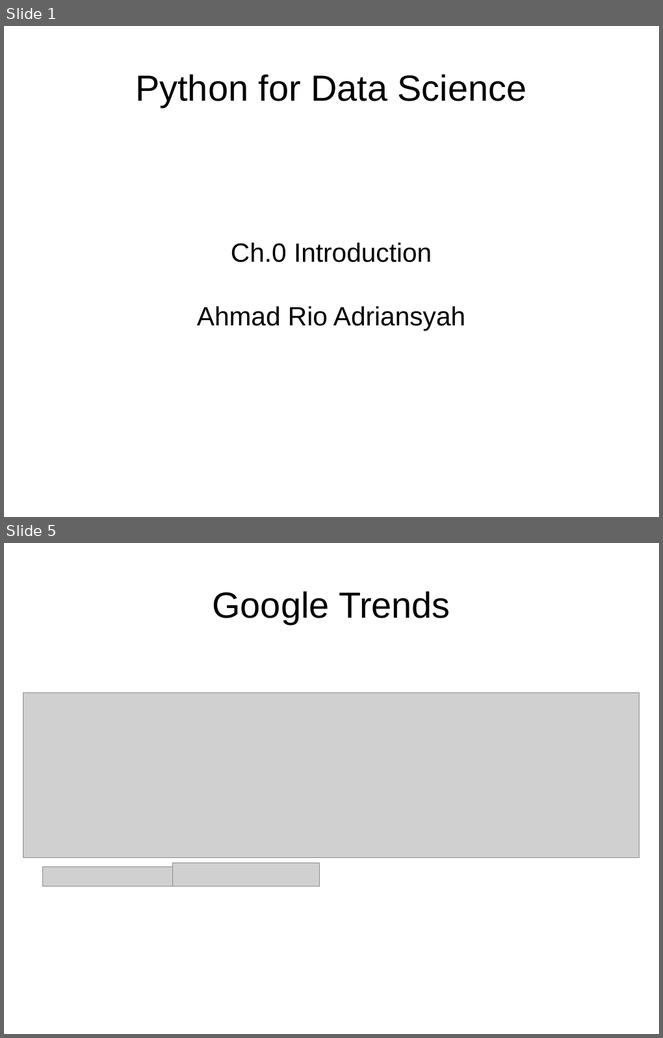
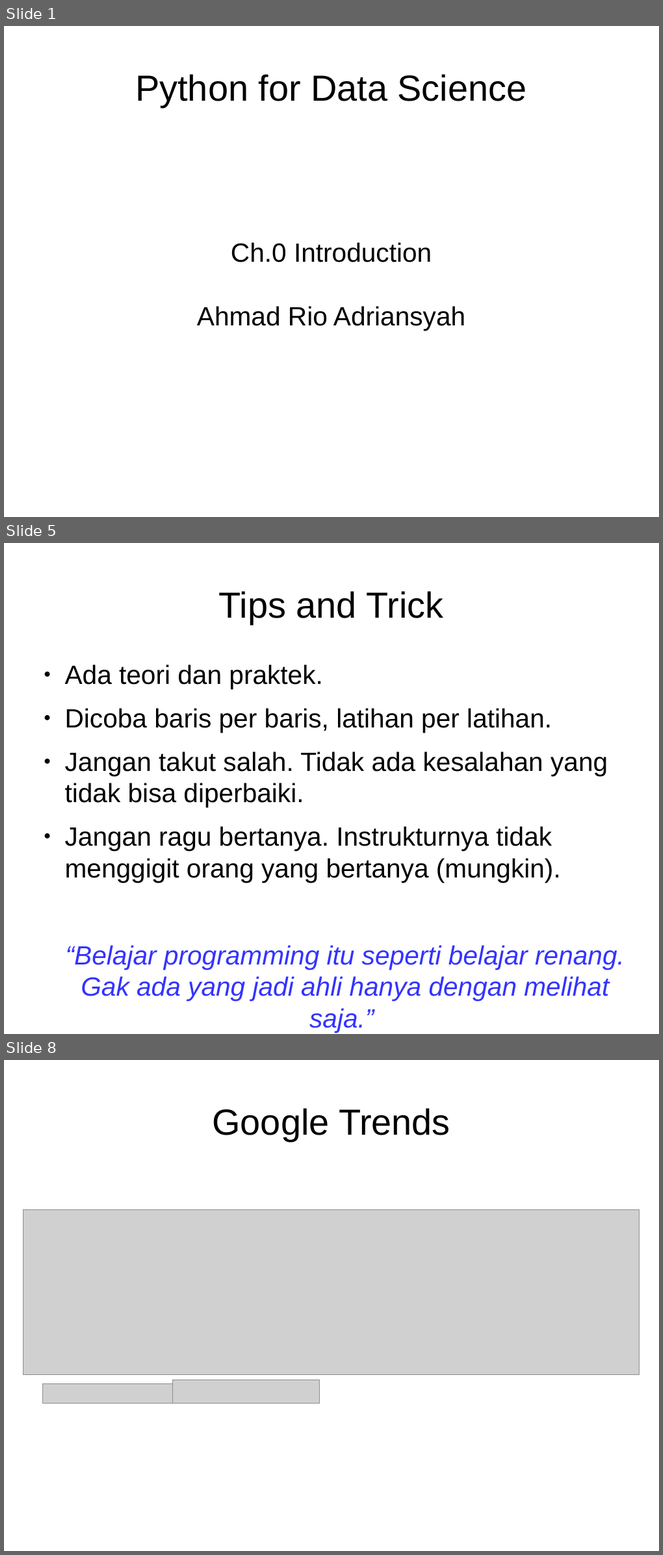
Before and after one commit to Arasy/SlidePythonDataScience, a slide deck: Ch0-Intro.odp. Shown one above the other, each under a label of ours: slides 1 and 5 before the commit, slides 1, 5 and 8 after it; the slides between them are not shown. The pictures are 663x1038 and 663x1555 pixels, drawn with LibreOffice and Linux fonts; fonts in the diff are those of the drawing; grey boxes stand for pictures. Boxes give left, top, right and bottom in pixels: in the first picture for what was removed or moved away, otherwise in the second. Text is boxed around its words. In the diff, an @@ line names an element or a change of style, - is before the commit and + after.

```diff
--- a/Ch0-Intro.odp
+++ b/Ch0-Intro.odp
@@ slide 5 added at <box>4,543,659,1034</box>, background #FFFFFF @@
@@ title added at <box>219,591,444,624</box>, 44 pt, text #000000 @@
+Tips and Trick
@@ text added at <box>65,665,625,1001</box>, 32 pt, text #000000 @@
+● Ada teori dan praktek.
+● Dicoba baris per baris, latihan per latihan.
+● Jangan takut salah. Tidak ada kesalahan yang tidak bisa diperbaiki.
+● Jangan ragu bertanya. Instrukturnya tidak menggigit orang yang bertanya (mungkin).
+“Belajar programming itu seperti belajar renang. Gak ada yang jadi ahli hanya dengan melihat saja.”
@@ what was slide 5 is now slide 8 @@
```
Also in this commit, not shown: 2 slides changed, 3 other slides added, 1 slide removed.
